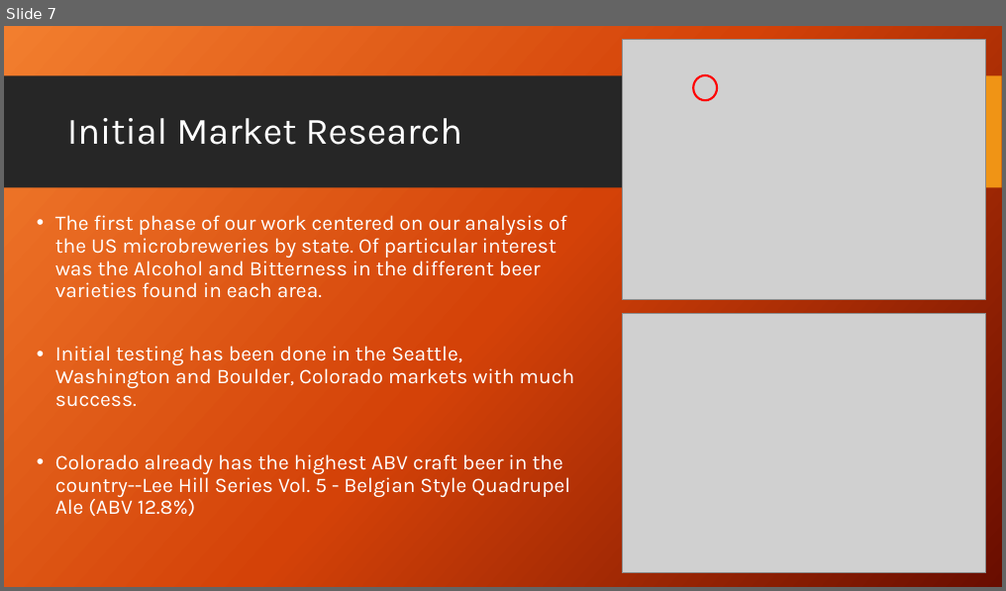
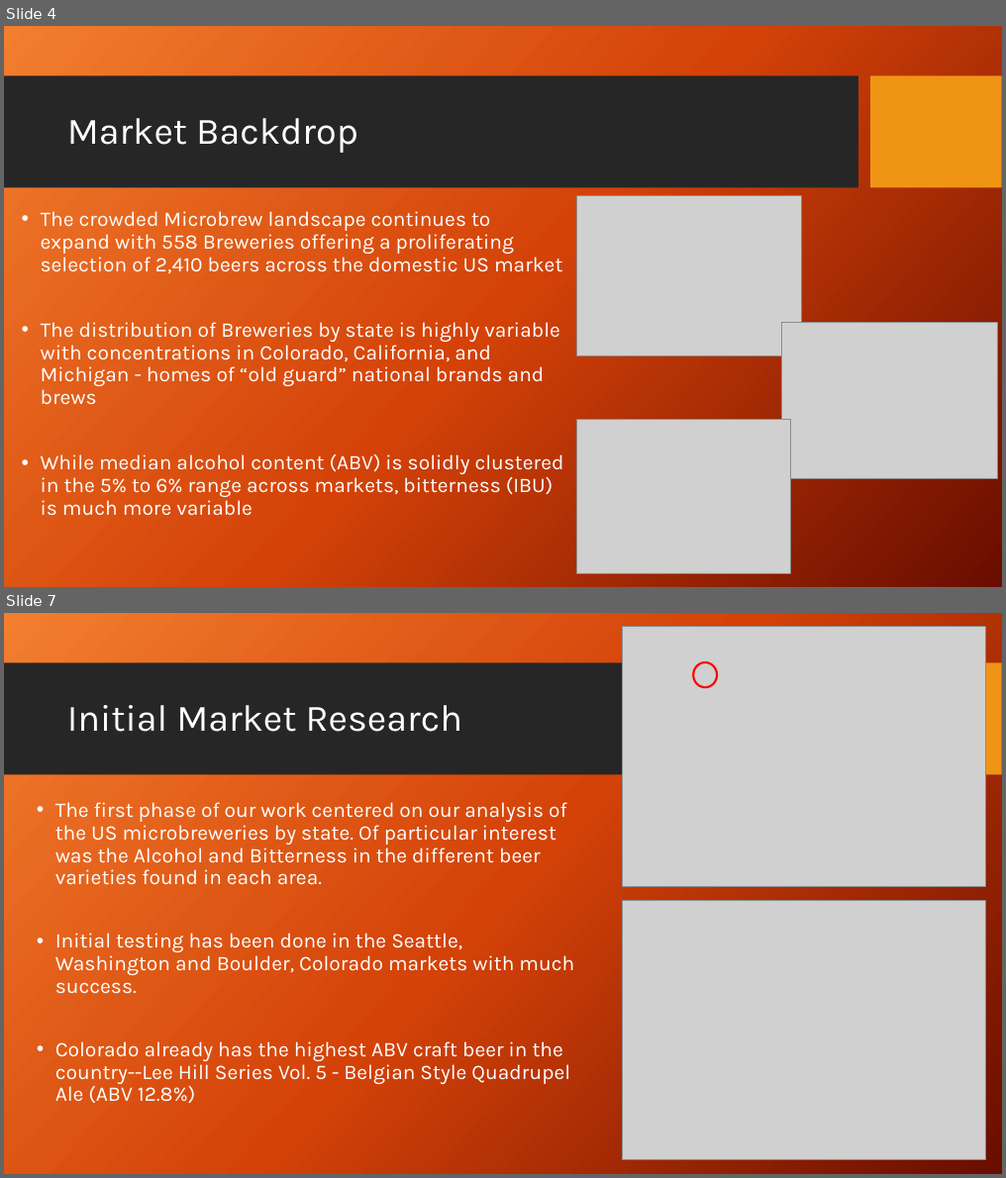
Before and after one commit to nickcellini/DDS-Case-Study-ACQN, a slide deck: Case Study - Project 1 - Final.pptx. Shown one above the other, each under a label of ours: slide 7 before the commit, slides 4 and 7 after it; the slides between them are not shown. The pictures are 1006x591 and 1006x1178 pixels, drawn with LibreOffice and Linux fonts; fonts in the diff are those of the drawing; grey boxes stand for pictures; background and template pictures are left out. Boxes give left, top, right and bottom in pixels: in the first picture for what was removed or moved away, otherwise in the second. Text is boxed around its words. In the diff, an @@ line names an element or a change of style, - is before the commit and + after.

```diff
--- a/Case Study - Project 1 - Final.pptx
+++ b/Case Study - Project 1 - Final.pptx
@@ slide 4 added at (4, 26, 1002, 587), background picture (left out); not listed: 2 template elements that a slide beside it also shows @@
@@ title added at (67, 118, 358, 153), 36 pt, text #FFFFFF @@
+Market Backdrop
@@ picture added at (576, 196, 801, 356) @@
@@ text added at (41, 211, 564, 516), 20 pt, text #FFFFFF @@
+• The crowded Microbrew landscape continues to expand with 558 Breweries offering a proliferating selection of 2,410 beers across the domestic US market
+• The distribution of Breweries by state is highly variable with concentrations in Colorado, California, and Michigan - homes of “old guard” national brands and brews
+• While median alcohol content (ABV) is solidly clustered in the 5% to 6% range across markets, bitterness (IBU) is much more variable
@@ picture added at (782, 322, 998, 478) @@
@@ picture added at (576, 419, 791, 574) @@
```
Also in this commit, not shown: 4 slides changed, 1 slide removed.
